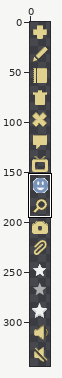
A sprite sheet gets an edit: images/im_actions_iconset2.png. The picture above shows the old version from afar; the outline marks the close-up.
Close-up. Before the edit:
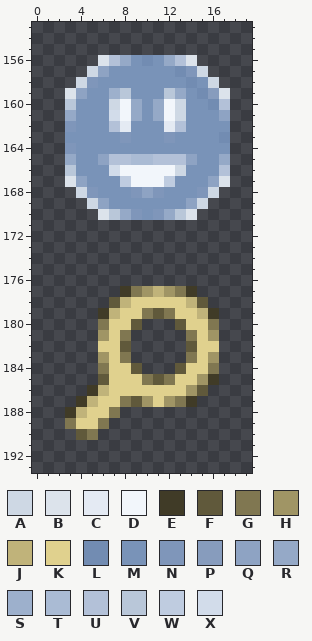
The file is 20x344 pixels. Pixels under 10% opacity are left out. Colours within 5 levels of each other are drawn and written as one. Shown: x 0..19, y 153..193. The commit also changed other parts of the picture, which this record leaves out.
Palette (. is transparent): A #ced8e4  B #dce3eb  C #e4eaf3  D #f2f6fb  E #403b27  F #60593b  G #807751  H #a09565  J #c0b37a  K #e0d18e  L #728cb2  M #7993b8  N #7f96ba  P #879cbd  Q #8ea3c3  R #95a9c7  S #9db0cc  T #aabbd4  U #b3c1d8  V #b9c7d9  W #bfcce0  X #d2dcea
After:
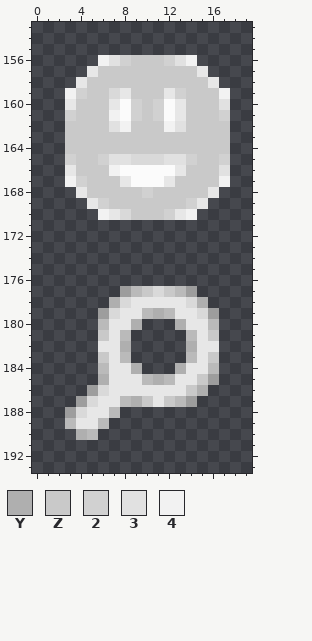
Colours new in this view: Y #afafaf  Z #c9c9c9  2 #d1d1d1  3 #e1e1e1  4 #f2f2f2
Change:
@@ palette @@
-D #f2f6fb
+D #fbfbfb
-E #403b27
+E #9d9d9d
-G #807751
+G #bababa
-J #c0b37a
+J #d9d9d9
-K #e0d18e
+K #e7e7e7
@@ x 0..19 @@
 155 ....................
-156 ......BURMLMRUB.....
-157 .....AQMMMMMMLNA....
-158 ....ANMMMMMMMMLMA...
-159 ...BQMMSVMMMVRMLPB..
-160 ...VMMMADRMRDAMMLU..
-161 ...RMMMXDRMRDAMMMQ..
-162 ...NMMMUCMMMCUMMMM..
-163 ...MMMMMNMMMNMMMML..
-164 ...NMMMMMMMMMMMMMM..
-165 ...RMMQUUTTUUUQMMR..
-166 ...VMMMXDDDDDAMMMU..
-167 ...BQMMMWDDDWMMMQB..
-168 ....ANMMMNQNMMMNA...
-169 .....AQMMMMMMMQA....
-170 ......BVRNMNRVB.....
+156 ......432ZZZ234.....
+157 .....KZZZZZZZZZK....
+158 ....KZZZZZZZZZZZK...
+159 ...42ZZJKZZZK2ZZZ4..
+160 ...KZZZKD2Z2DKZZZ3..
+161 ...2ZZZ4D2Z2DKZZZ2..
+162 ...ZZZZ34ZZZ43ZZZZ..
+163 ...ZZZZZZZZZZZZZZZ..
+164 ...ZZZZZZZZZZZZZZZ..
+165 ...2ZZ233JJJ332ZZ2..
+166 ...KZZZ4DDDDDKZZZ3..
+167 ...42ZZZKDDDKZZZZ4..
+168 ....KZZZZZ2ZZZZZK...
+169 .....K2ZZZZZZZ2K....
+170 ......4KJZZZ2K4.....
 171 ....................
@@ x 0..19 @@
 176 ....................
-177 ........EGHJHGE.....
-178 .......FJKKKKKJF....
-179 ......EJKKGFGKKJE...
-180 ......GKKF...FKKG...
-181 ......HKG.....GKH...
-182 ......KKF.....FKK...
-183 ......HKG.....GKH...
-184 ......GKKF...FKKG...
-185 ......FKKKGFGKKHE...
-186 .....EJKKKKKKKHF....
-187 ....EJKKGFHKHGE.....
+177 ........EGZJZGE.....
+178 .......YJKKKKKJY....
+179 ......EJKKGYGKKJE...
+180 ......GKKY...YKKG...
+181 ......ZKG.....GKZ...
+182 ......KKY.....YKK...
+183 ......ZKG.....GKZ...
+184 ......GKKY...YKKG...
+185 ......YKKKGYGKKZE...
+186 .....EJKKKKKKKZY....
+187 ....EJKKGYZKZGE.....
 188 ...EJKKG............
 189 ...GKKG.............
-190 ....FG..............
+190 ....YG..............
 191 ....................
Boxes around the changes in both close-ups, in picture pixels (x1, y1, x2, y2):
changed: (65, 55, 230, 220)
changed: (65, 286, 219, 440)
